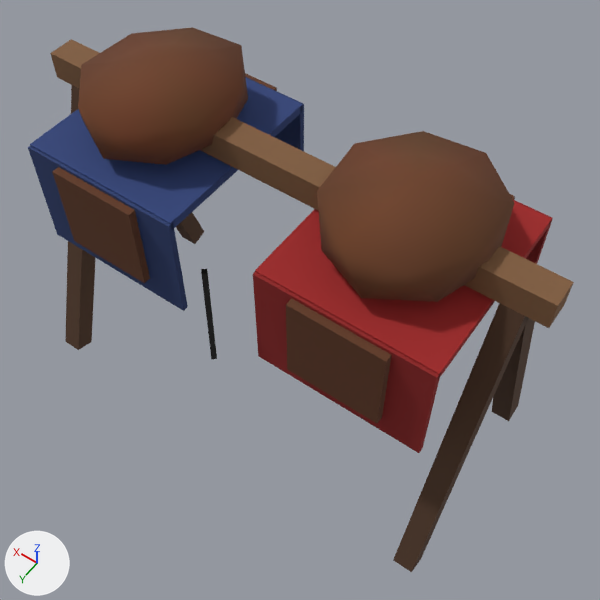
Two versions of the glTF model games/yorimichi/assets/belmonte/meshes/SM_BM_BE_SaddleRack.glb, one commit apart.
One viewpoint serves both versions: a 50 mm camera at (-1.053, 1.379, 2.677) aimed at (-0.09, 0.031, 0.559). The axes (+X, +Y, +Z) are drawn at lower left. The lights are the same throughout. The first picture is the older version. Vertices at exactly the same position are counted once.

Objects in the first picture: 'SM_BM_BE_SaddleRack'.
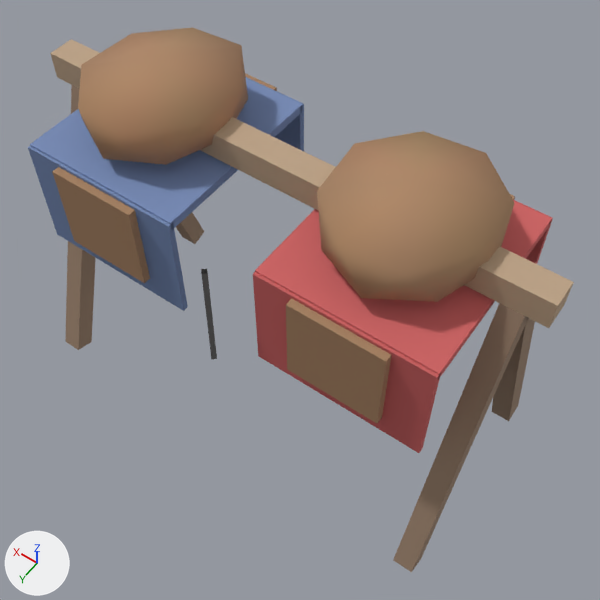
Pixel boxes [x1, y1, x2, y2] of what changed, in the pictures (600 x 600 px):
part 1 of me_sm_be_saddlerack, recoloured: [52, 73, 553, 572] in both
part 2 of me_sm_be_saddlerack, recoloured (lighter): [50, 27, 574, 453] in both
part 3 of me_sm_be_saddlerack, recoloured (dark blue to blue): [28, 77, 304, 359] in both

Diff of the bpy script that builds the scene:
```diff
--- a/games/yorimichi/assets/belmonte/meshes/SM_BM_BE_SaddleRack.glb.py
+++ b/games/yorimichi/assets/belmonte/meshes/SM_BM_BE_SaddleRack.glb.py
@@ me_sm_be_saddlerack @@
 me_sm_be_saddlerack.from_pydata(...)  # 164 vertices, 252 faces; spans x -0.85..0.85, y -0.38..0.38, z -0.01..1.25
 # used by ob_sm_bm_be_saddlerack; location = (0.0, 0.0, 0.0)
+# me_sm_be_saddlerack part 1: 133 faces centred in x -0.78..0.78, y -0.36..0.36, z 0.0..1.15 are repainted in the vertex colours; the middle colour goes from brown #603821 to brown #a58165
+# me_sm_be_saddlerack part 2: 75 faces centred in x -0.85..0.85, y -0.34..0.35, z 0.63..1.21 are repainted in the vertex colours; the middle colour goes from brown #803a20 to orange #bc8363
+# me_sm_be_saddlerack part 3: 44 faces centred in x -0.01..0.69, y -0.32..0.36, z 0.63..1.01 are repainted in the vertex colours; the middle colour goes from dark blue #293c6e to blue #7085af
 me_sm_be_saddlerack.materials.append(mat_bm_000_m_wood_003)
```
